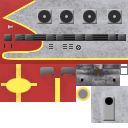
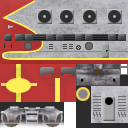
Layered file, before and after one edit (128 × 128). Changes by layer:
added group "Wheel" with 2 layers above "Horns" over left=0, top=102, right=64, bottom=128
added layer "Layer 28" in group "Wheel" over left=0, top=106, right=64, bottom=128
added layer "Layer 27" in group "Wheel" over left=0, top=102, right=64, bottom=128
added layer "Layer 27 copy" in group "Grills" over left=93, top=96, right=126, bottom=117
added layer "Layer 26" in group "Grills" over left=36, top=51, right=128, bottom=52
added layer "Layer 24" (33%) in group "Grills" over left=102, top=43, right=109, bottom=58
added layer "Layer 23" in group "Grills" over left=102, top=43, right=109, bottom=58
added layer "Layer 22 copy" in group "Grills" over left=85, top=42, right=93, bottom=50
added layer "Layer 22" in group "Grills" over left=24, top=42, right=32, bottom=50
painted on "Layer 0" over left=0, top=34, right=128, bottom=128
